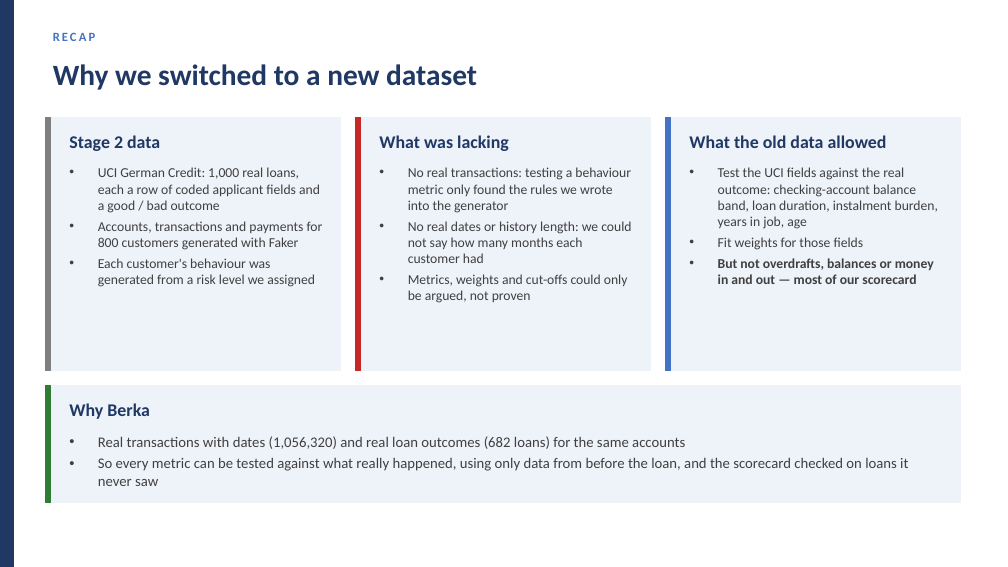
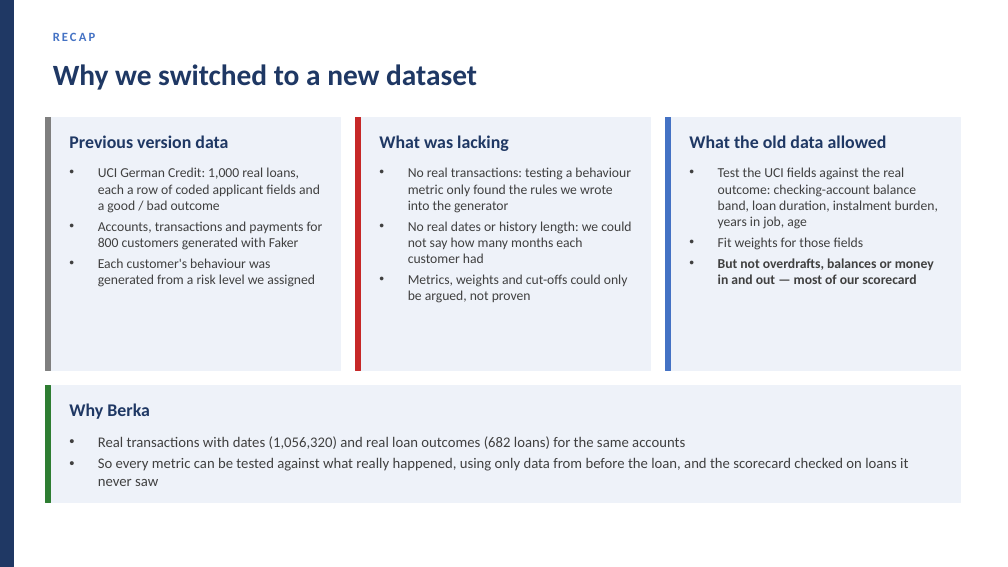
Before and after one commit to huotrithy/da-assignment-risk-scoring, a slide deck: slide 3 of docs/Final_Presentation.pptx. Drawn at 1008x567 pixels with LibreOffice and Linux fonts; fonts in the diff are those of the drawing. Boxes give left, top, right and bottom in pixels: in the first picture for what was removed or moved away, otherwise in the second. Text is boxed around its words. In the diff, an @@ line names an element or a change of style, - is before the commit and + after.

```diff
--- a/docs/Final_Presentation.pptx
+++ b/docs/Final_Presentation.pptx
@@ text at (69, 135, 228, 148): text changed @@
-Stage 2 data
+Previous version data
```
Also in this commit, not shown: 8 other slides changed, 4 other files.
